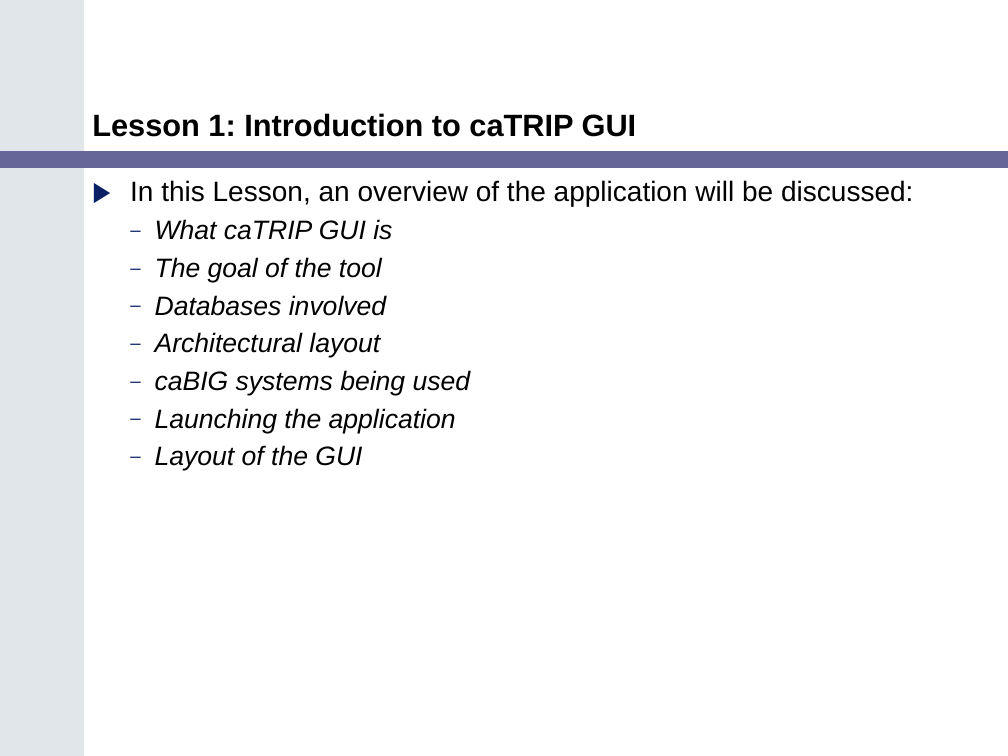
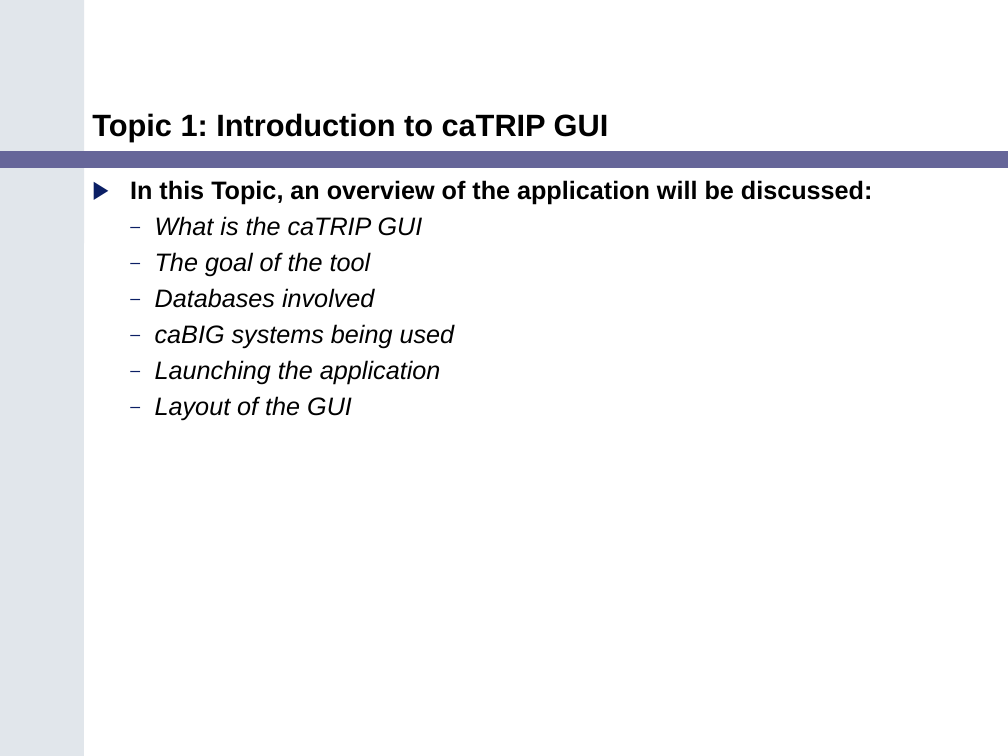
Before and after one commit to NCIP/catrip, a slide deck: slide 5 of catrip/documentation/training/caTRIP_Training_Module.ppt. Drawn at 1008x756 pixels with LibreOffice and Linux fonts; fonts in the diff are those of the drawing. Boxes give left, top, right and bottom in pixels: in the first picture for what was removed or moved away, otherwise in the second. Text is boxed around its words. In the diff, an @@ line names an element or a change of style, - is before the commit and + after.

```diff
--- a/catrip/documentation/training/caTRIP_Training_Module.ppt
+++ b/catrip/documentation/training/caTRIP_Training_Module.ppt
@@ title at <box>92,113,609,141</box>: text changed @@
-Lesson 1: Introduction to caTRIP GUI
+Topic 1: Introduction to caTRIP GUI
@@ text at <box>130,180,873,236</box>: text changed; size 20 to 18 pt; bold on @@
-▶ In this Lesson, an overview of the application will be discussed:
-  – What caTRIP GUI is
+▶ In this Topic, an overview of the application will be discussed:
+  – What is the caTRIP GUI
@@ text at <box>155,252,455,421</box>: size 19 to 18 pt in "The goal of the tool", "Databases involved", "caBIG systems being used", "Launching the application" and 1 more places @@
@@ text at <box>155,332,380,358</box>: paragraph removed @@
-  – Architectural layout
```
Also in this commit, not shown: 26 other slides changed, 6 slides added, 1 slide removed, 2 other files.
